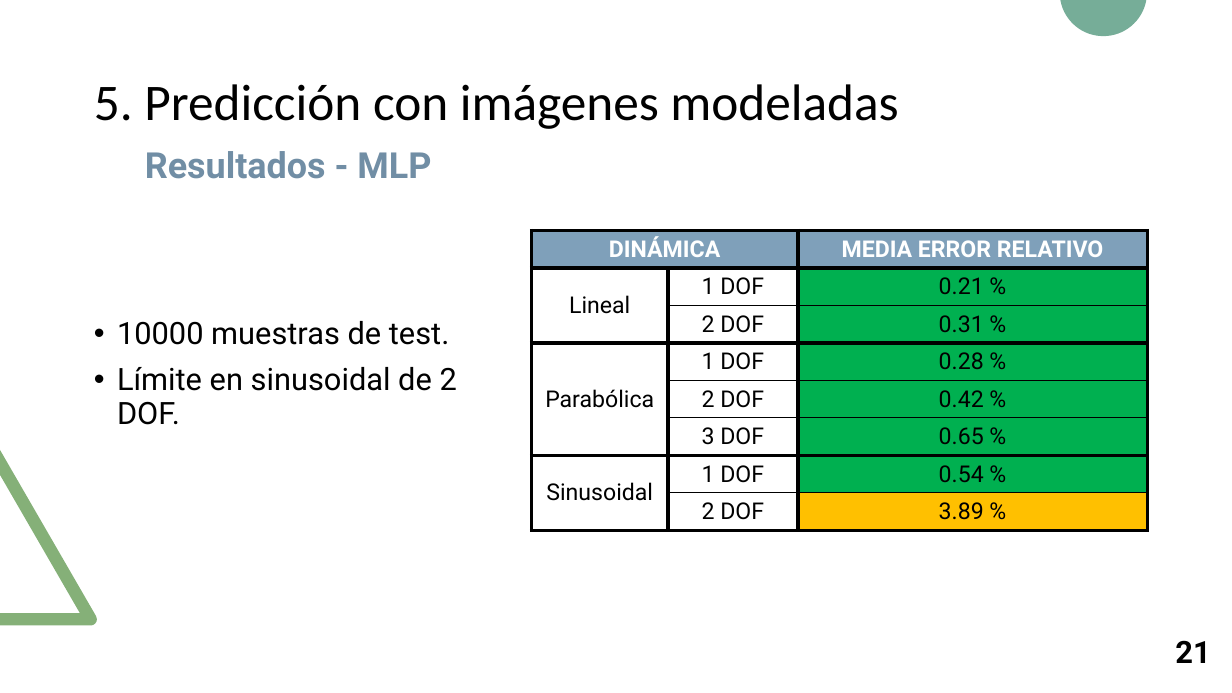
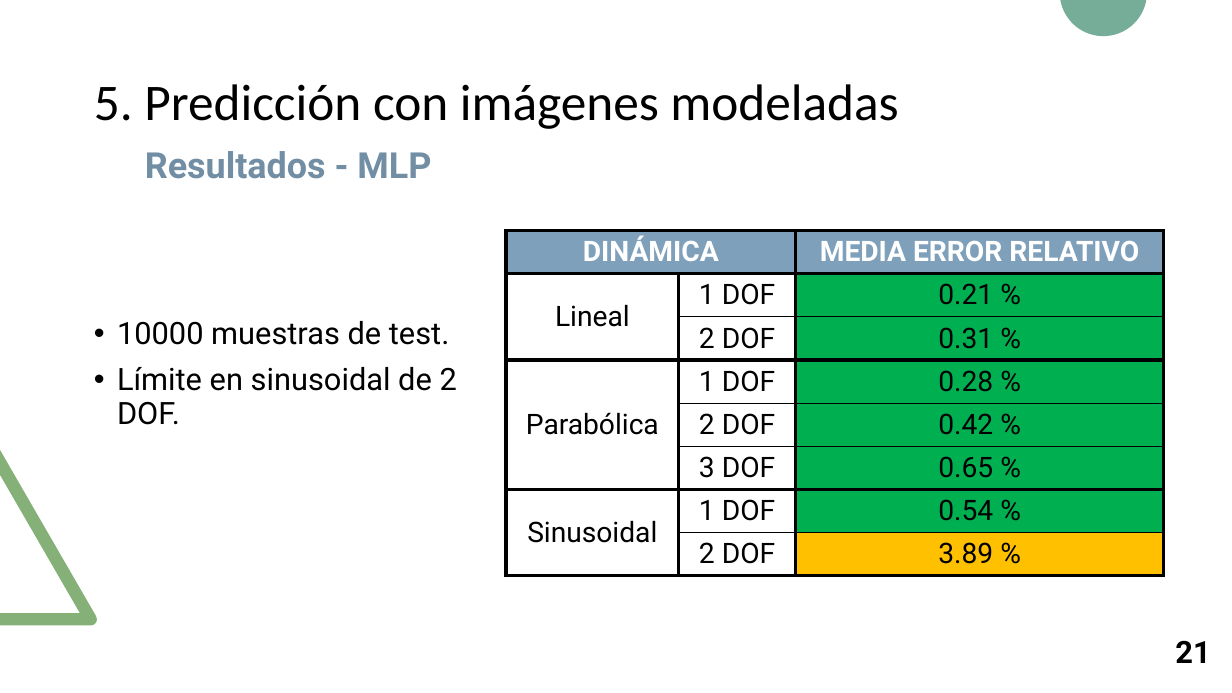
Before and after one commit to RoboticsLabURJC/2017-tfm-nuria-oyaga, a slide deck: slide 22 of Documentation/Presentacion-TFM/Presentacion-TFM.pptx. Drawn at 1232x693 pixels with LibreOffice and Linux fonts; fonts in the diff are those of the drawing. Boxes give left, top, right and bottom in pixels: in the first picture for what was removed or moved away, otherwise in the second. Text is boxed around its words. In the diff, an @@ line names an element or a change of style, - is before the commit and + after.

```diff
--- a/Documentation/Presentacion-TFM/Presentacion-TFM.pptx
+++ b/Documentation/Presentacion-TFM/Presentacion-TFM.pptx
@@ table at <box>506,231,1165,576</box> @@
@@ size 18 to 22 pt @@
@@ table: place and size @@
-table at <box>531,231,1148,531</box>
+table at <box>506,231,1165,576</box>
```
Also in this commit, not shown: 26 other slides changed, 2 other files.
